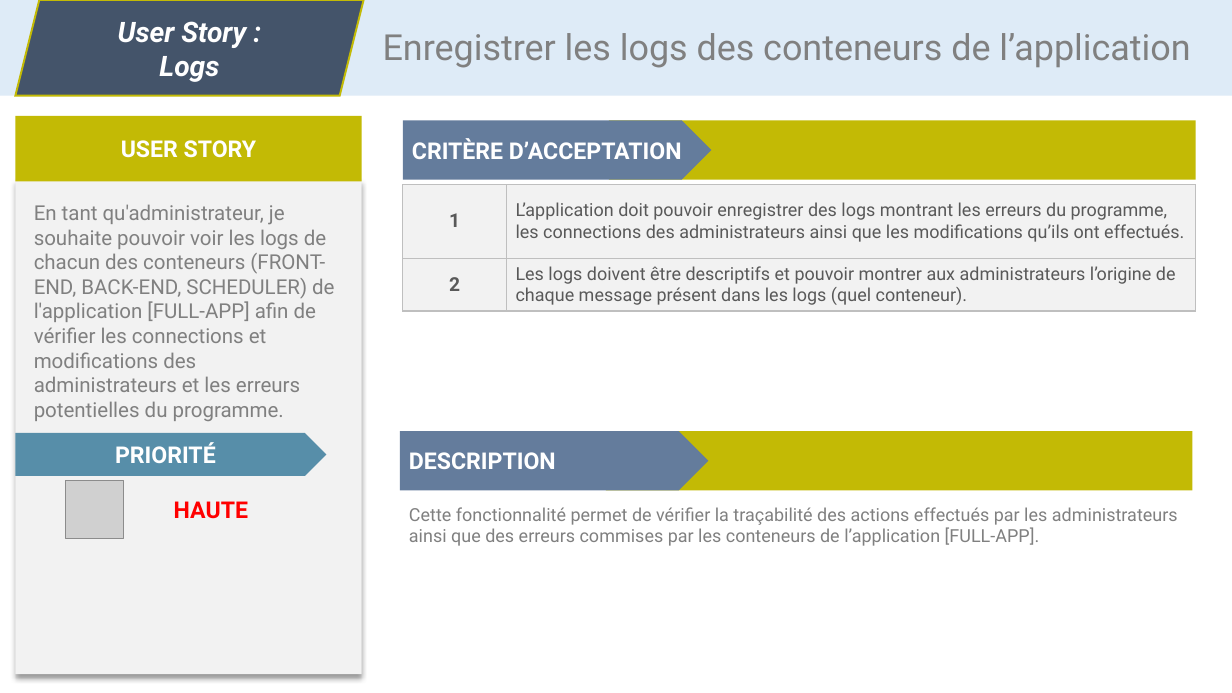
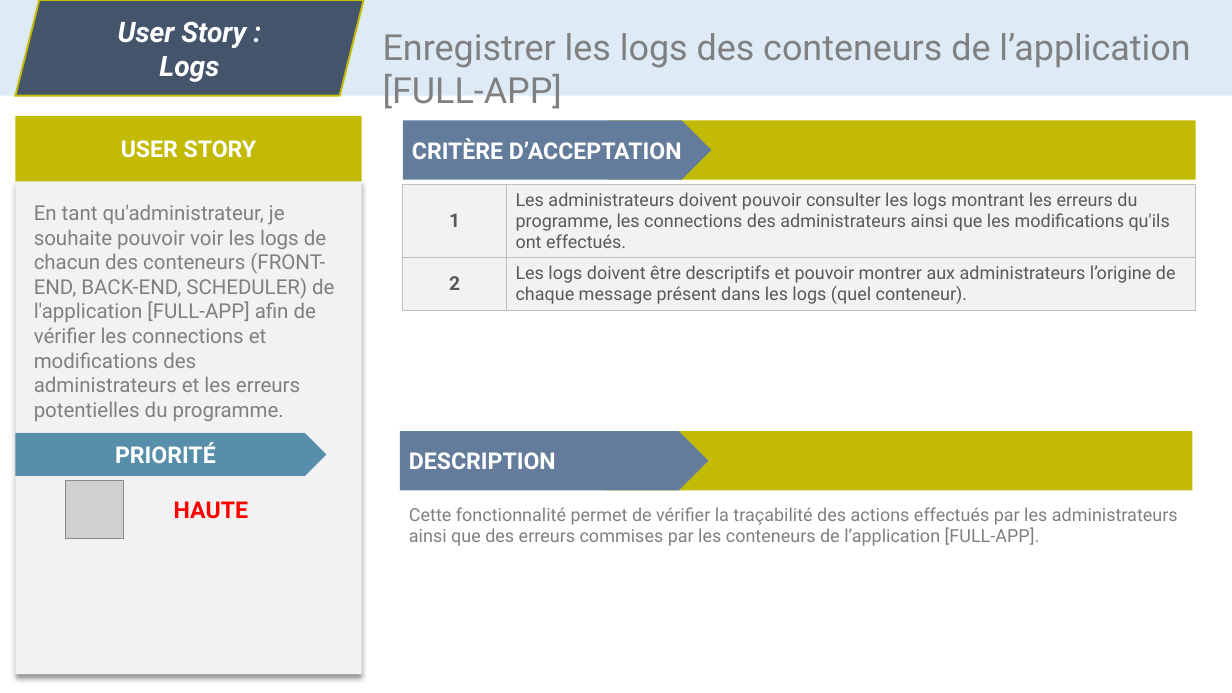
Before and after one commit to CC4K/api-catalog-development, a slide deck: slide 15 of reports/S3-User-Stories/user-stories-dev.odp. Drawn at 1232x693 pixels with LibreOffice and Linux fonts; fonts in the diff are those of the drawing; grey boxes stand for pictures. Boxes give left, top, right and bottom in pixels: in the first picture for what was removed or moved away, otherwise in the second. Text is boxed around its words. In the diff, an @@ line names an element or a change of style, - is before the commit and + after.

```diff
--- a/reports/S3-User-Stories/user-stories-dev.odp
+++ b/reports/S3-User-Stories/user-stories-dev.odp
@@ text at (383, 33, 1190, 109): text changed @@
-Enregistrer les logs des conteneurs de l’application
+Enregistrer les logs des conteneurs de l’application [FULL-APP]
@@ table at (403, 185, 1195, 310) @@
-row 1, column 2: L’application doit pouvoir enregistrer des logs montrant les erreurs du programme, les connections des administrateurs ainsi que les modifications qu’ils ont effectués.
+row 1, column 2: Les administrateurs doivent pouvoir consulter les logs montrant les erreurs du programme, les connections des administrateurs ainsi que les modifications qu'ils ont effectués.
```
Also in this commit, not shown: 5 other slides changed, 2 other files.
